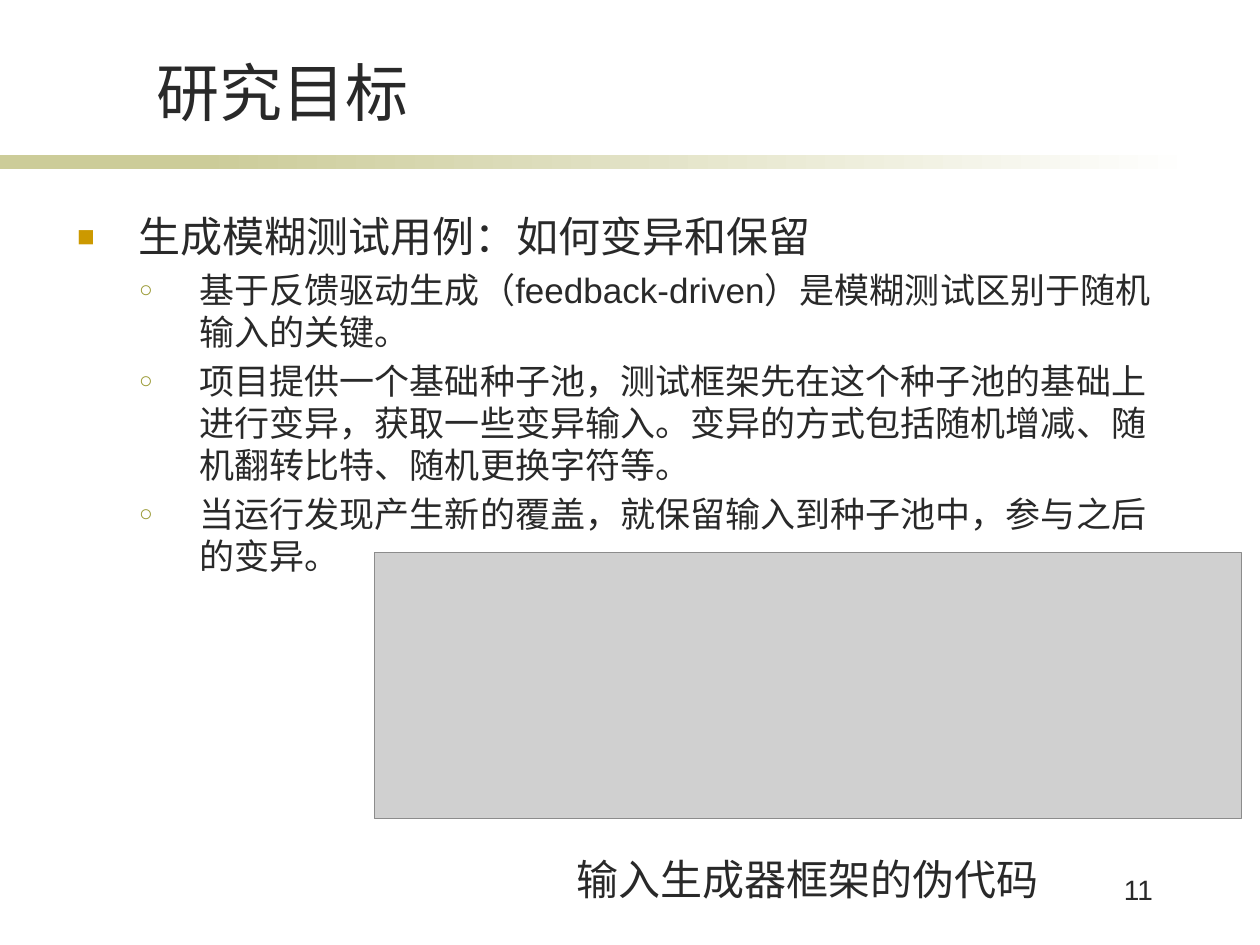
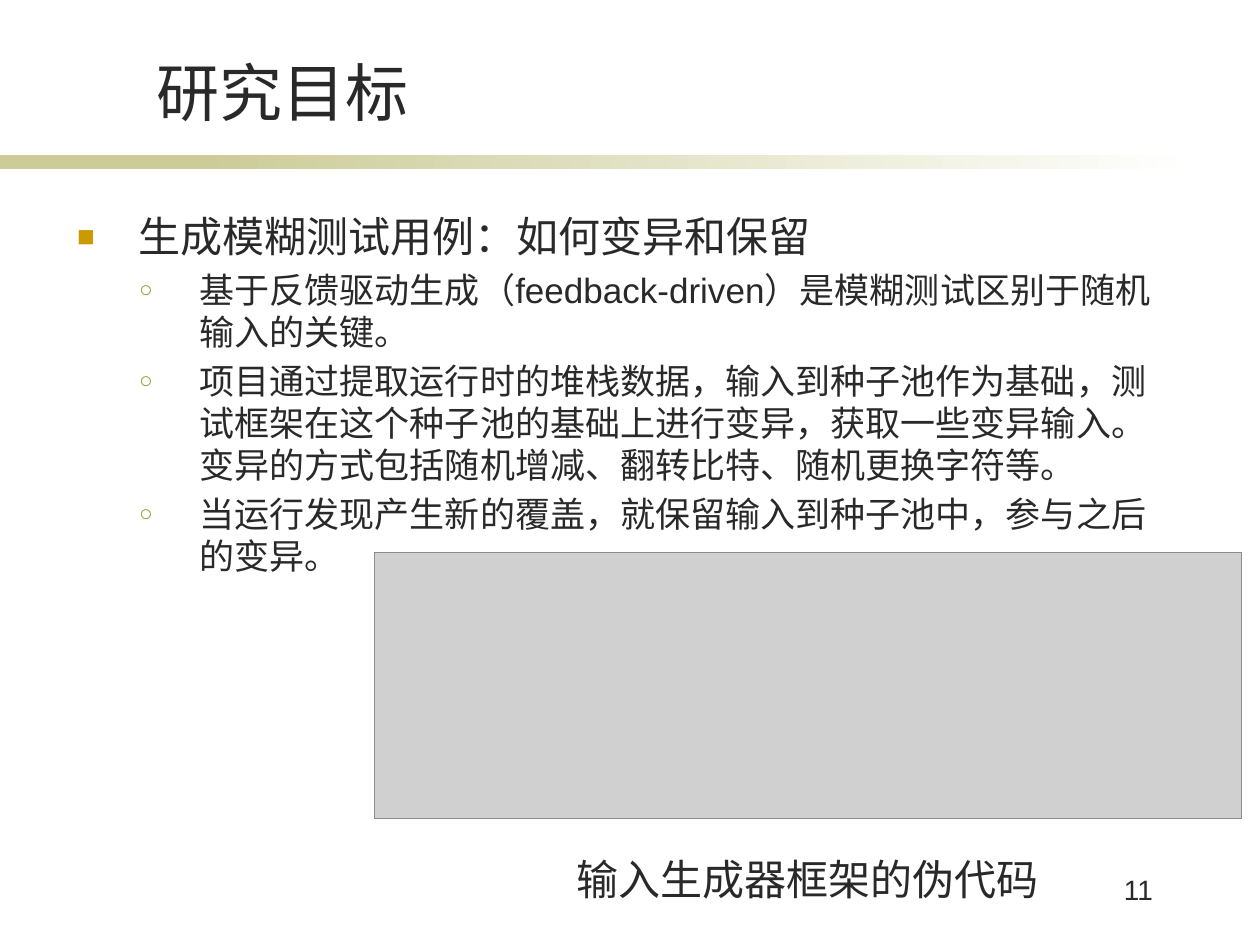
Before and after one commit to Chirachiino/ChainHacker, a slide deck: slide 11 of pre.pptx. Drawn at 1260x945 pixels with LibreOffice and Linux fonts; fonts in the diff are those of the drawing; grey boxes stand for pictures; background and template pictures are left out. Boxes give left, top, right and bottom in pixels: in the first picture for what was removed or moved away, otherwise in the second. Text is boxed around its words. In the diff, an @@ line names an element or a change of style, - is before the commit and + after.

Commit message:
prepptx modify

```diff
--- a/pre.pptx
+++ b/pre.pptx
@@ text at (200,364,1146,481): text changed @@
-  ○ 项目提供一个基础种子池，测试框架先在这个种子池的基础上进行变异，获取一些变异输入。变异的方式包括随机增减、随机翻转比特、随机更换字符等。
+  ○ 项目通过提取运行时的堆栈数据，输入到种子池作为基础，测试框架在这个种子池的基础上进行变异，获取一些变异输入。变异的方式包括随机增减、翻转比特、随机更换字符等。
```
